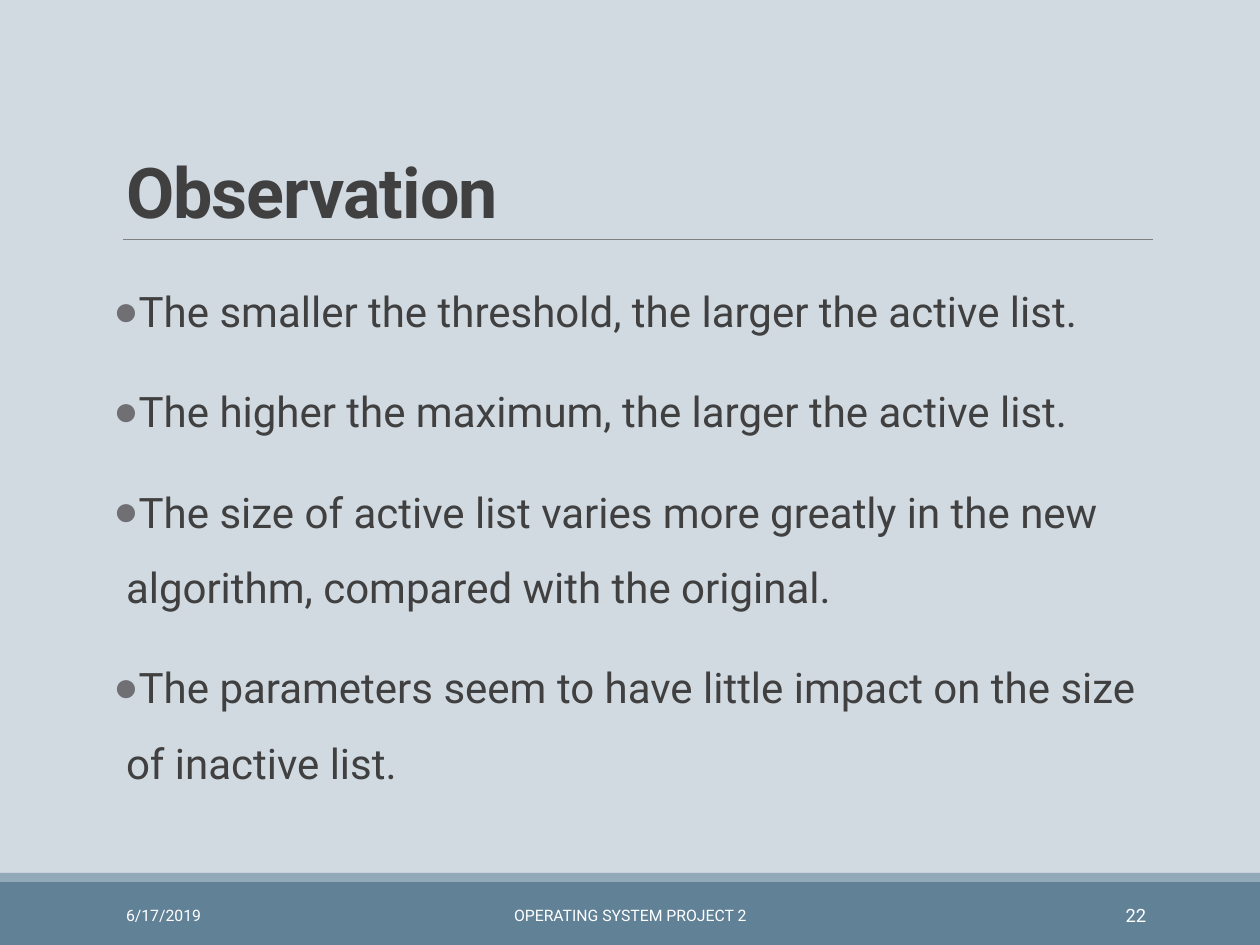
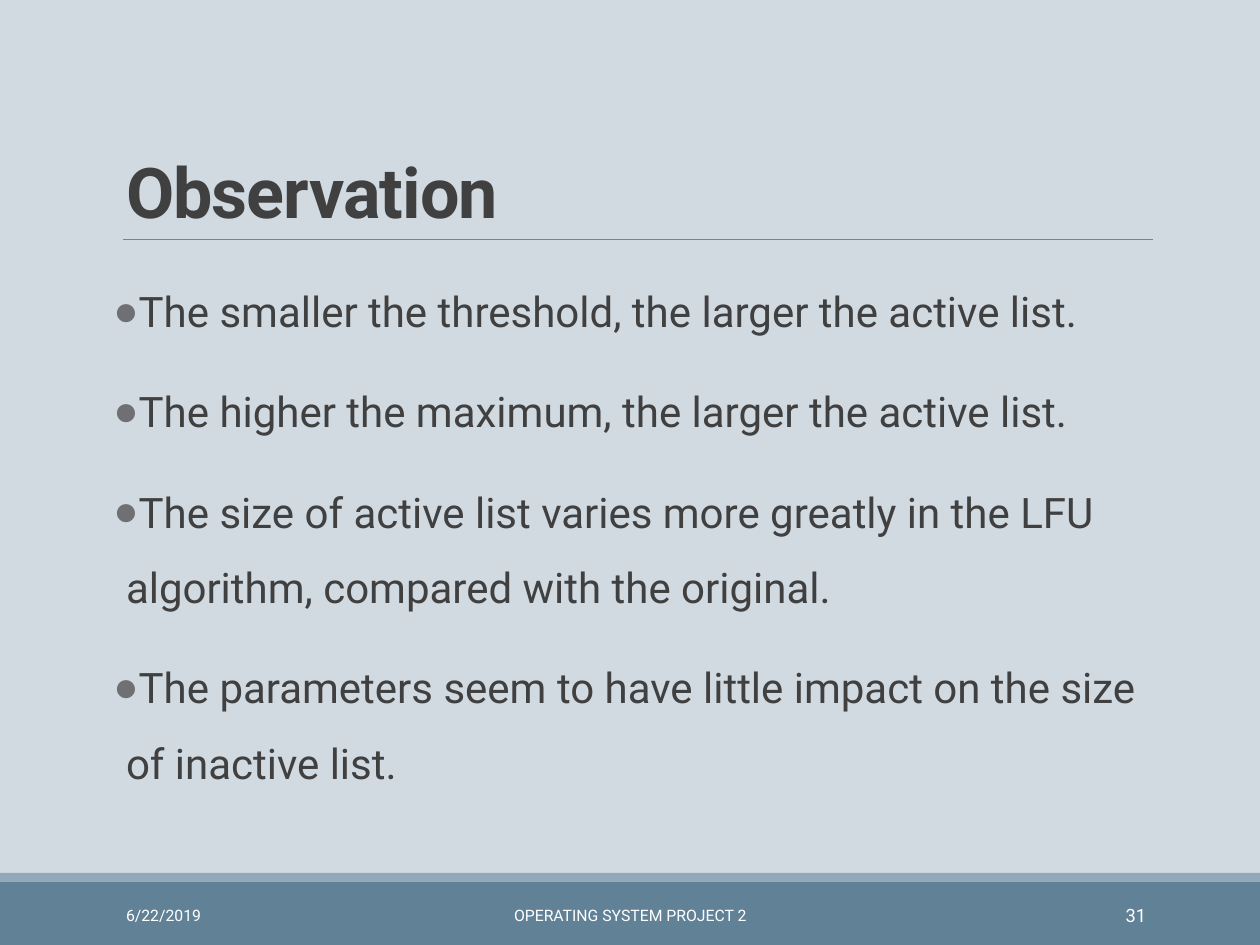
Before and after one commit to wzh99/OSProject, a slide deck: slide 31 of Project2/prj2pre.pptx (slide 22 before the commit). Drawn at 1260x945 pixels with LibreOffice and Linux fonts; fonts in the diff are those of the drawing. Boxes give left, top, right and bottom in pixels: in the first picture for what was removed or moved away, otherwise in the second. Text is boxed around its words. In the diff, an @@ line names an element or a change of style, - is before the commit and + after.

```diff
--- a/Project2/prj2pre.pptx
+++ b/Project2/prj2pre.pptx
@@ text at (126, 496, 1093, 612): text changed @@
-● The size of active list varies more greatly in the new algorithm, compared with the original.
+● The size of active list varies more greatly in the LFU algorithm, compared with the original.
@@ text at (126, 909, 201, 922): text changed @@
-6/17/2019
+6/22/2019
@@ page number at (1126, 909, 1147, 922): text changed @@
-22
+31
```
Also in this commit, not shown: 23 other slides changed, 9 slides added, 1 other file.
